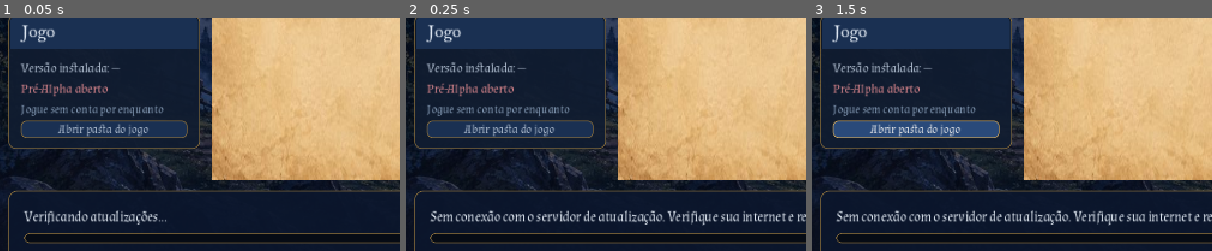
Above: before the commit, frames 1-3 (left to right).
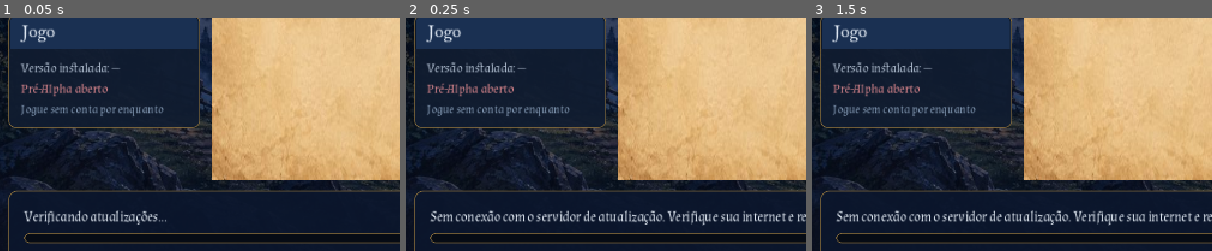
Above: after the commit, the same moments.

Repository: JoaoBatistaJr/threads-of-mana
Game: Godot game, scene res://launcher.tscn
Two runs of this game, one before a commit and one after it. Both use one fixed random seed, a clock stepped at 60 frames per second and the inputs below.
Inputs (mouse positions are % of the whole screen's width and height, from its top left):
- Up to frame 1 (0.05 s): no input
- Up to frame 2 (0.25 s): no input
- Up to frame 3 (1.5 s): click (14, 69) at 0.5 s, where only the run before the commit has a clickable "Abrir pasta do jogo"; click (14, 69) at 1.25 s, where only the run before the commit has a clickable "Abrir pasta do jogo"
The pictures show only the part of the screen within x 1-51%, y 45-95%; the shares and areas given below are measured in that part.

The runs differ from the first frame. In frame 1, 3.5% of the frame differs, in the area x 2-50%, y 43-57%; in frame 2, 3.5%; in frame 3, 3.7%.

Commit message:
Remove botao de abrir pasta do launcher

Diff:
--- a/launcher/launcher.gd
+++ b/launcher/launcher.gd
@@ -399,19 +399,6 @@
 	info.add_child(_version_label)
 	info.add_child(_label("Pré-Alpha aberto", _f_body, 15, Color("#e08a90")))
 	info.add_child(_label("Jogue sem conta por enquanto", _f_body, 14, C_MUTED))
-	var open_btn := Button.new()
-	open_btn.text = "Abrir pasta do jogo"
-	open_btn.focus_mode = Control.FOCUS_NONE
-	open_btn.add_theme_font_override("font", _f_body)
-	open_btn.add_theme_font_size_override("font_size", 14)
-	open_btn.add_theme_color_override("font_color", C_TEXT)
-	open_btn.add_theme_stylebox_override("normal", _box(Color("#1a3052"), C_GOLD_DIM, 6))
-	open_btn.add_theme_stylebox_override("hover", _box(Color("#2a4a7a"), C_GOLD, 6))
-	open_btn.add_theme_stylebox_override("pressed", _box(Color("#16294a"), C_GOLD, 6))
-	open_btn.pressed.connect(func():
-		DirAccess.make_dir_recursive_absolute(_install_dir)
-		OS.shell_open(_install_dir))
-	info.add_child(open_btn)
 	left.add_child(_card("Jogo", info))
 
 	# notícias (pergaminho)
